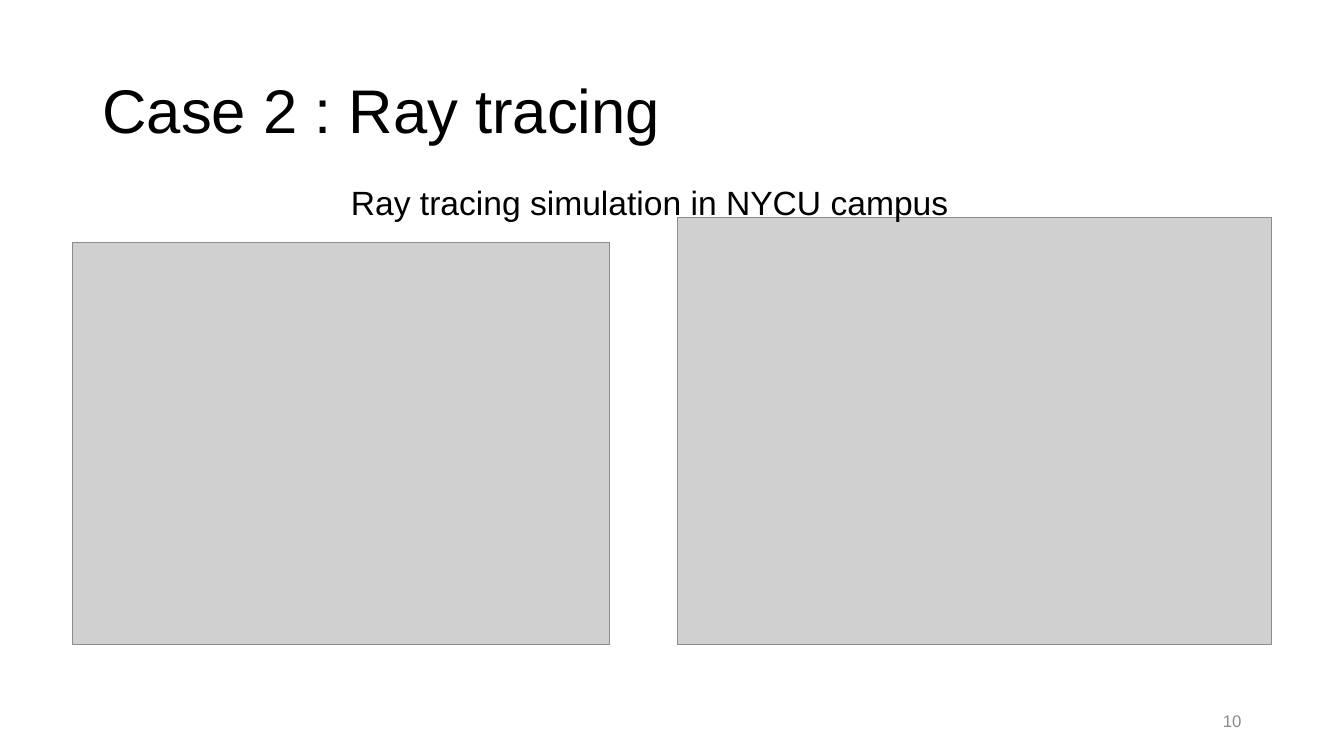
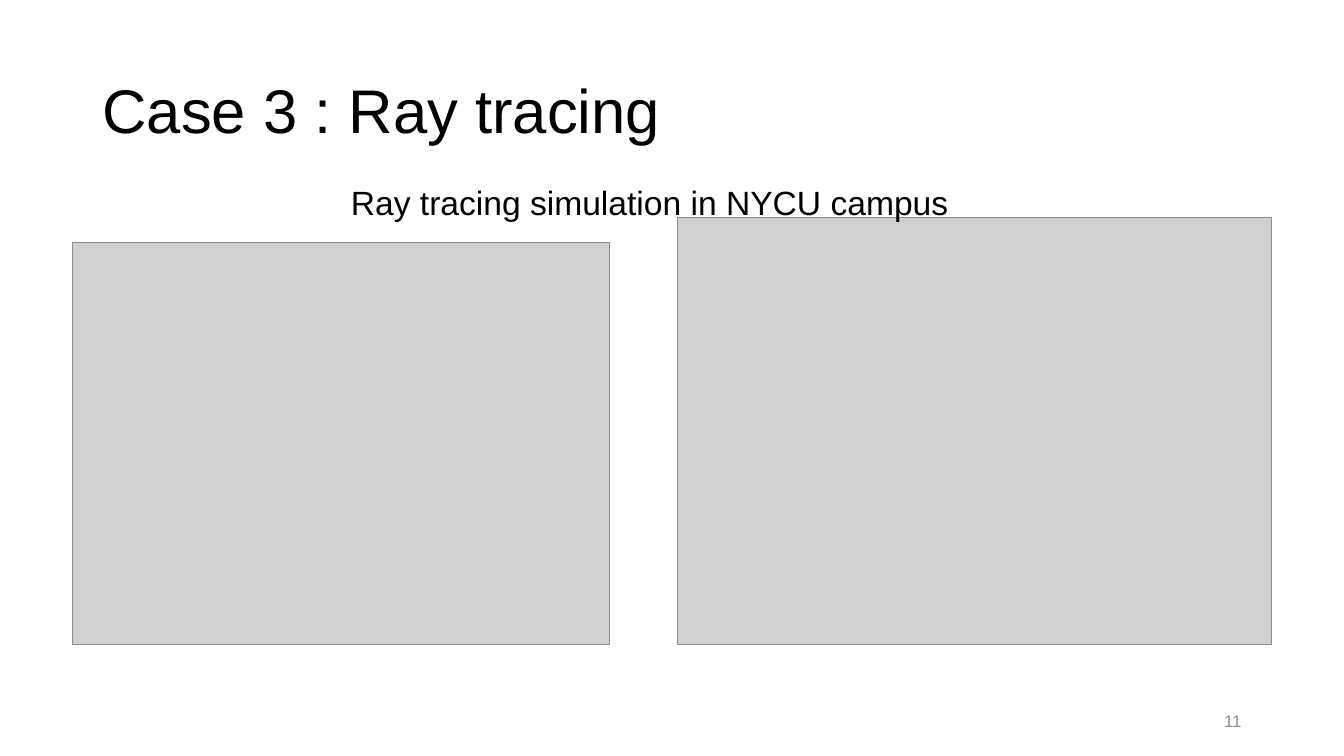
Before and after one commit to NYCU-ICCLab/sionna_introduction, a slide deck: slide 11 of sionna_introduction.pptx (slide 10 before the commit). Drawn at 1344x756 pixels with LibreOffice and Linux fonts; fonts in the diff are those of the drawing; grey boxes stand for pictures; background and template pictures are left out. Boxes give left, top, right and bottom in pixels: in the first picture for what was removed or moved away, otherwise in the second. Text is boxed around its words. In the diff, an @@ line names an element or a change of style, - is before the commit and + after.

```diff
--- a/sionna_introduction.pptx
+++ b/sionna_introduction.pptx
@@ title at <box>102,88,660,145</box>: text changed @@
-Case 2 : Ray tracing
+Case 3 : Ray tracing
@@ page number at <box>1224,715,1241,727</box>: text changed @@
-10
+11
```
Also in this commit, not shown: 2 other slides changed, 1 other file.
